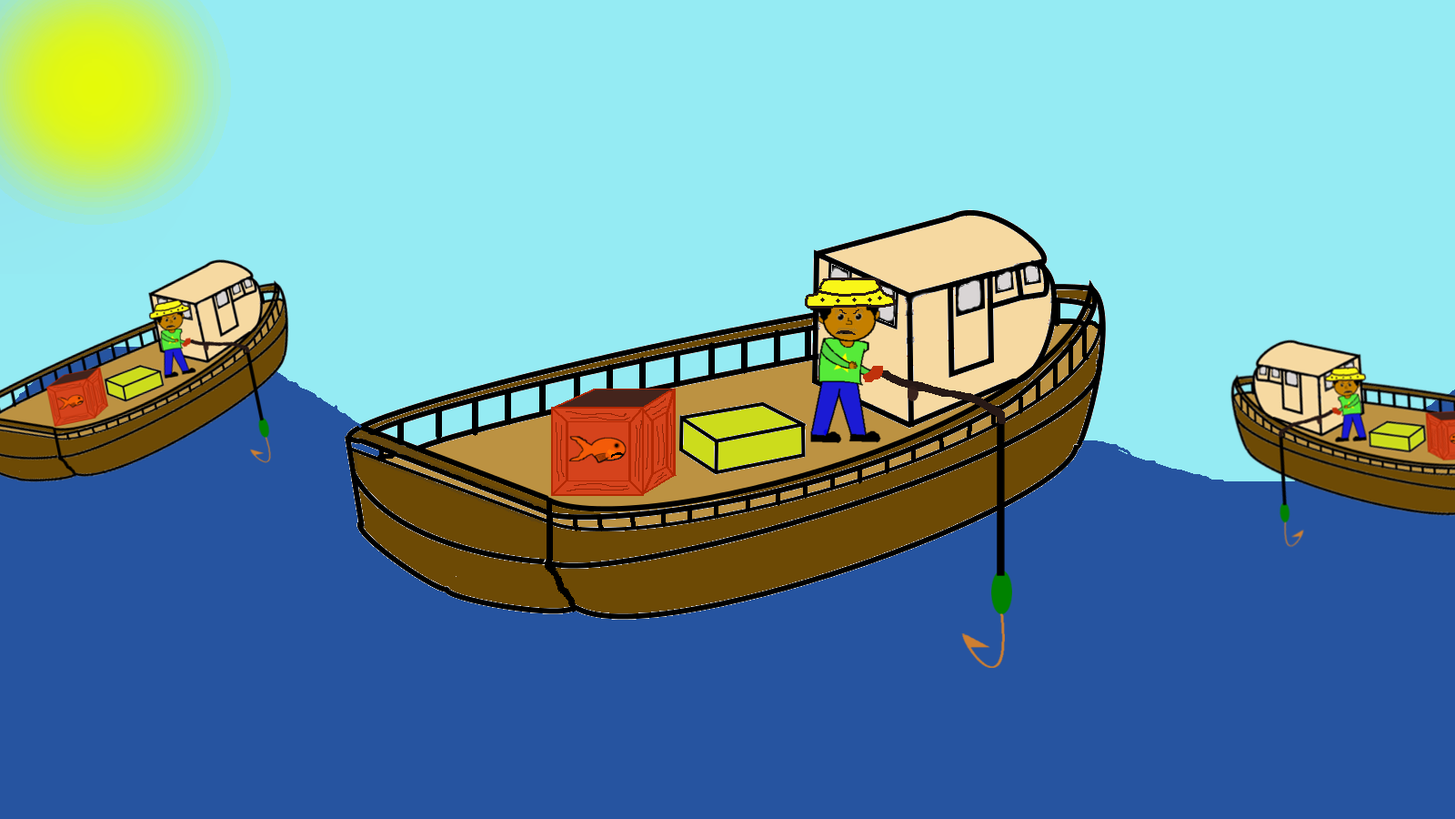
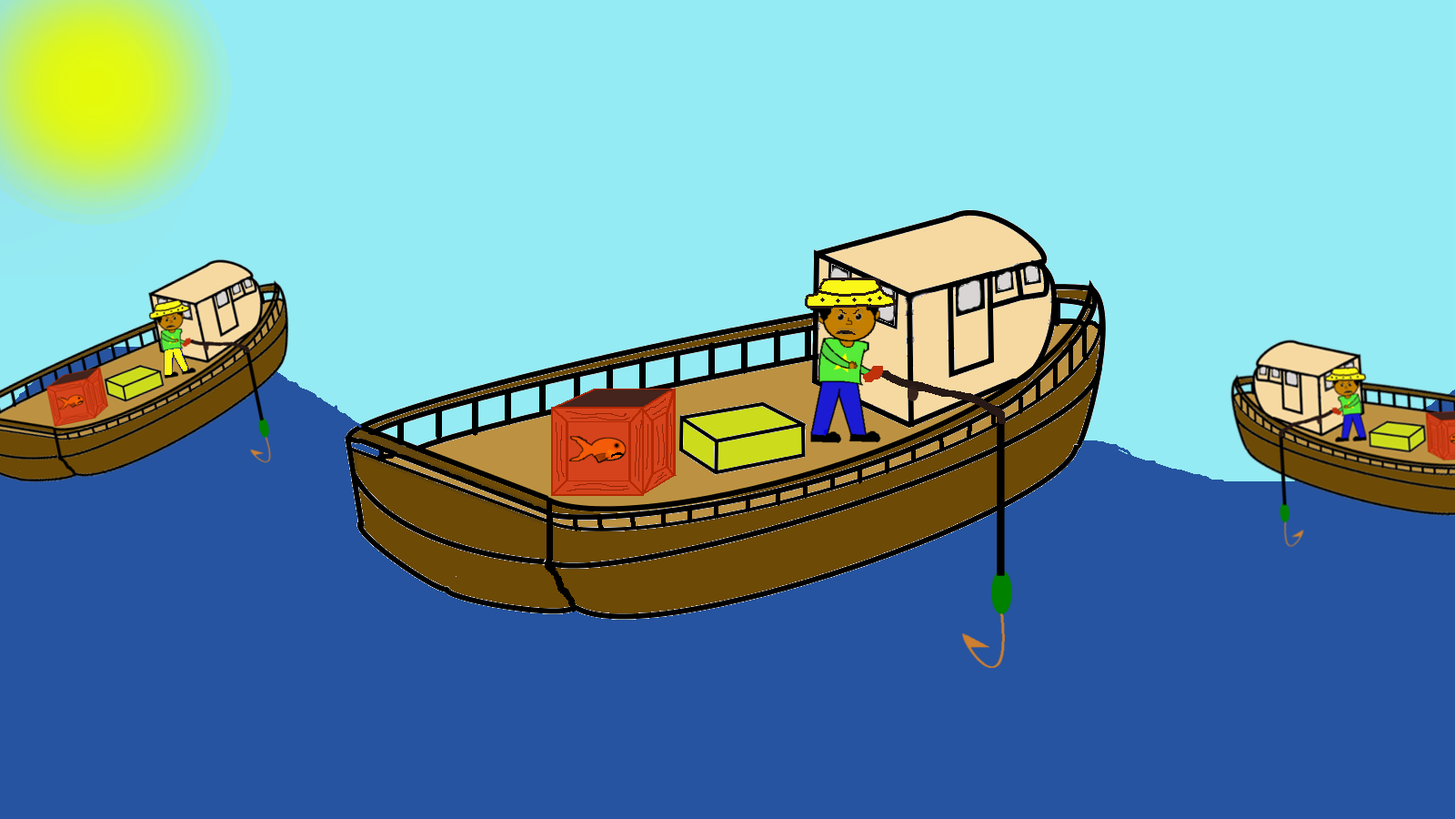
Layer changes from the first 1455×819 image to the second:
painted on "Layer #1" over [164, 348, 188, 375]
painted on "Background" over [164, 361, 172, 374]
hid "Layer" over [164, 348, 188, 375]
